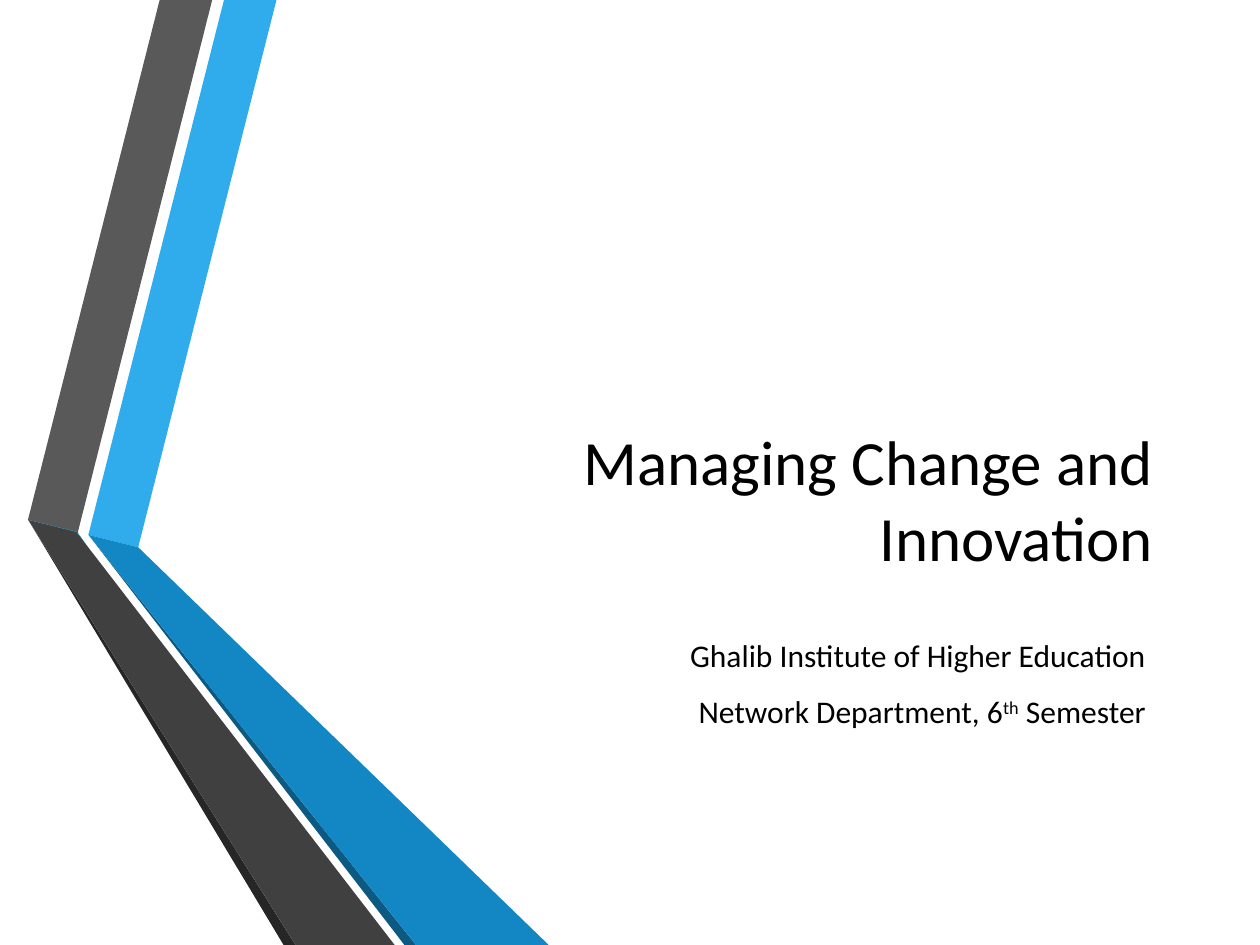
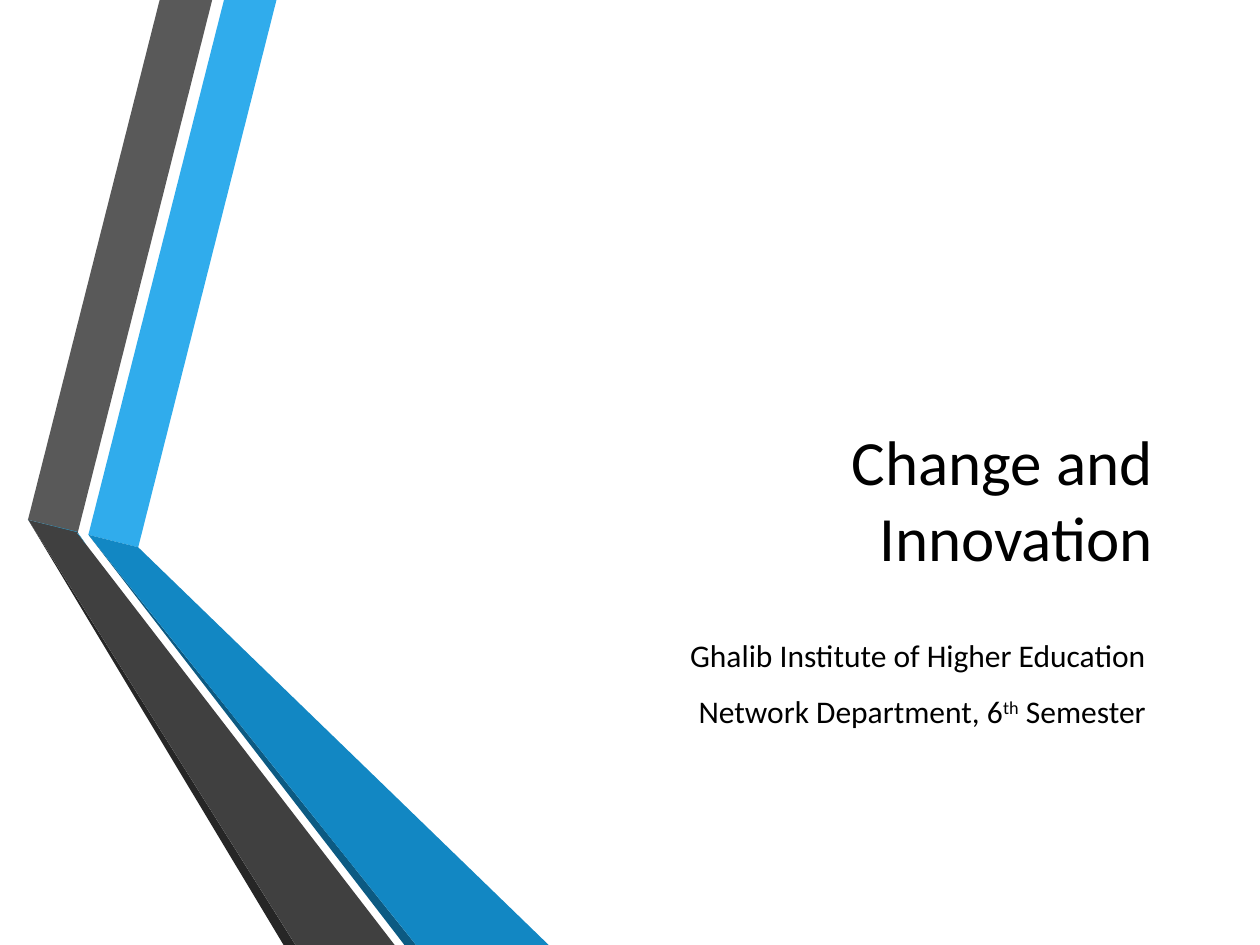
Before and after one commit to mirwaisdoost/teamwork, a slide deck: slide 1 of ICT - 5.ppt. Drawn at 1260x945 pixels with LibreOffice and Linux fonts; fonts in the diff are those of the drawing; background and template pictures are left out. Boxes give left, top, right and bottom in pixels: in the first picture for what was removed or moved away, otherwise in the second. Text is boxed around its words. In the diff, an @@ line names an element or a change of style, - is before the commit and + after.

Commit message:
ok

```diff
--- a/ICT - 5.ppt
+++ b/ICT - 5.ppt
@@ title at (x1=852, y1=441, x2=1152, y2=562): text changed @@
-Managing Change and Innovation
+Change and Innovation
```
